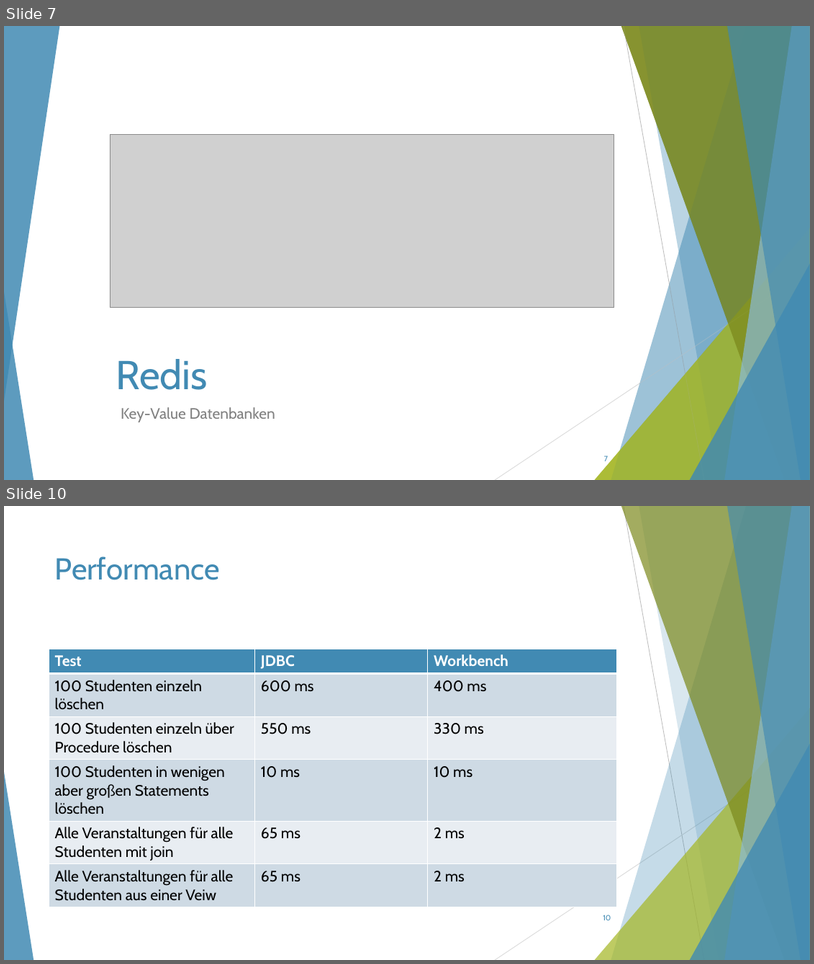
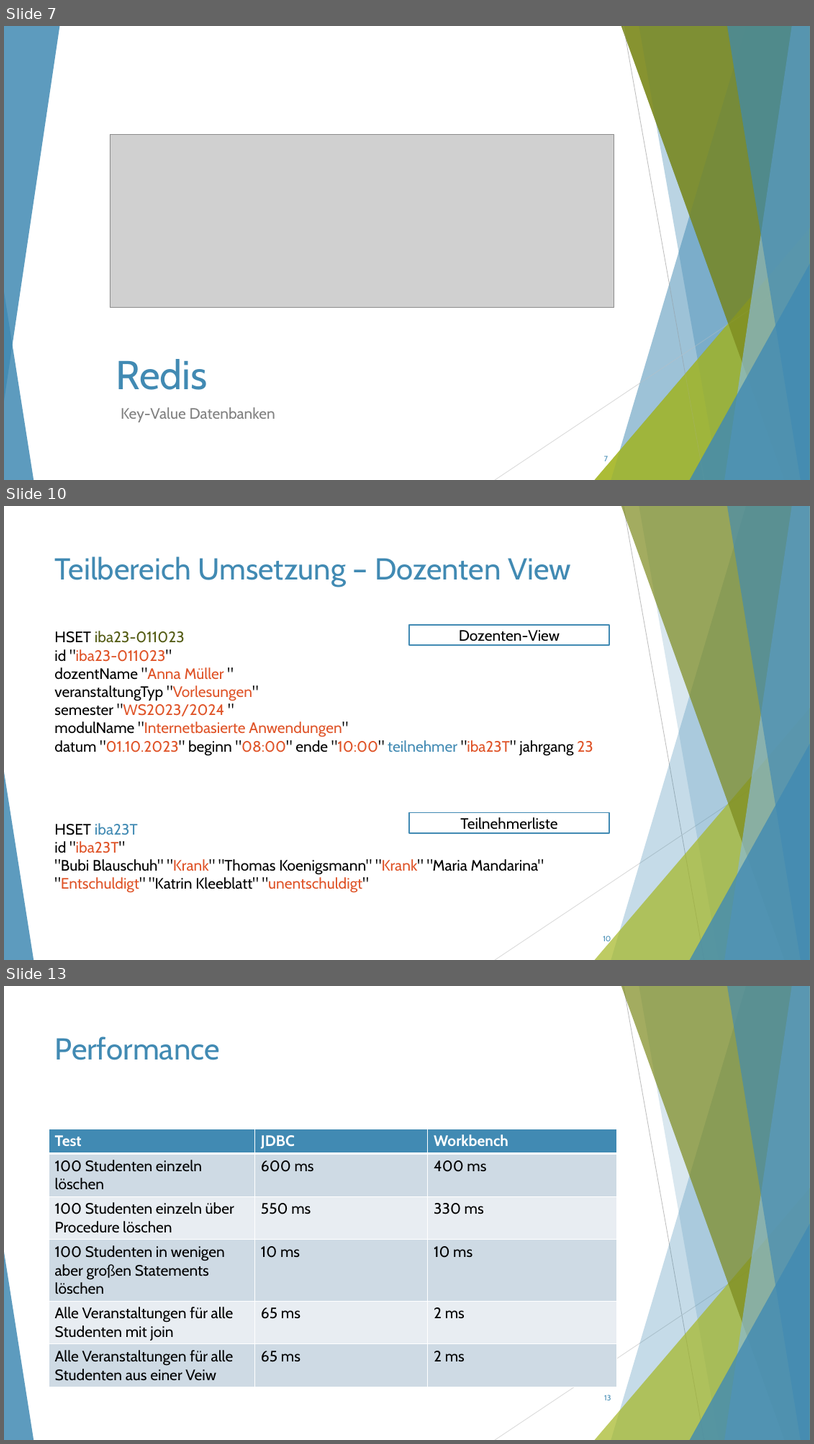
Before and after one commit to ThorbenKonopka/ModerneDB, a slide deck: Präsentation.pptx. Shown one above the other, each under a label of ours: slides 7 and 10 before the commit, slides 7, 10 and 13 after it; the slides between them are not shown. The pictures are 814x964 and 814x1444 pixels, drawn with LibreOffice and Linux fonts; fonts in the diff are those of the drawing; grey boxes stand for pictures. Boxes give left, top, right and bottom in pixels: in the first picture for what was removed or moved away, otherwise in the second. Text is boxed around its words. In the diff, an @@ line names an element or a change of style, - is before the commit and + after.

```diff
--- a/Präsentation.pptx
+++ b/Präsentation.pptx
@@ slide 10 added at [4, 506, 810, 960], background #FFFFFF; not listed: 10 template elements that a slide beside it also shows @@
@@ title added at [55, 556, 571, 587], 36 pt, text #418AB3 @@
+Teilbereich Umsetzung – Dozenten View
@@ text added at [54, 631, 593, 756], 18 pt, text #DF5327 @@
+HSET iba23-011023
+id "iba23-011023"
+dozentName "Anna Müller "
+veranstaltungTyp "Vorlesungen"
+semester "WS2023/2024 "
+modulName "Internetbasierte Anwendungen"
+datum "01.10.2023" beginn "08:00" ende "10:00" teilnehmer "iba23T" jahrgang 23
@@ rectangle added at [409, 625, 610, 645], fill #FFFFFF, outline #418AB3 1.5 pt, 18 pt, text #000000 @@
+Dozenten-View
@@ text added at [54, 823, 544, 893], 18 pt, text #000000 @@
+HSET iba23T
+id "iba23T"
+"Bubi Blauschuh" "Krank" "Thomas Koenigsmann" "Krank" "Maria Mandarina" "Entschuldigt" "Katrin Kleeblatt" "unentschuldigt"
@@ rectangle added at [409, 813, 610, 834], fill #FFFFFF, outline #418AB3 1.5 pt, 18 pt, text #000000 @@
+Teilnehmerliste
@@ page number added at [603, 935, 611, 944], 9 pt, text #418AB3 @@
+10
@@ what was slide 10 is now slide 13 @@
@@ page number at [604, 1394, 611, 1400]: text changed @@
-10
+13
```
Also in this commit, not shown: 2 slides changed, 8 other slides added, 3 slides removed.
